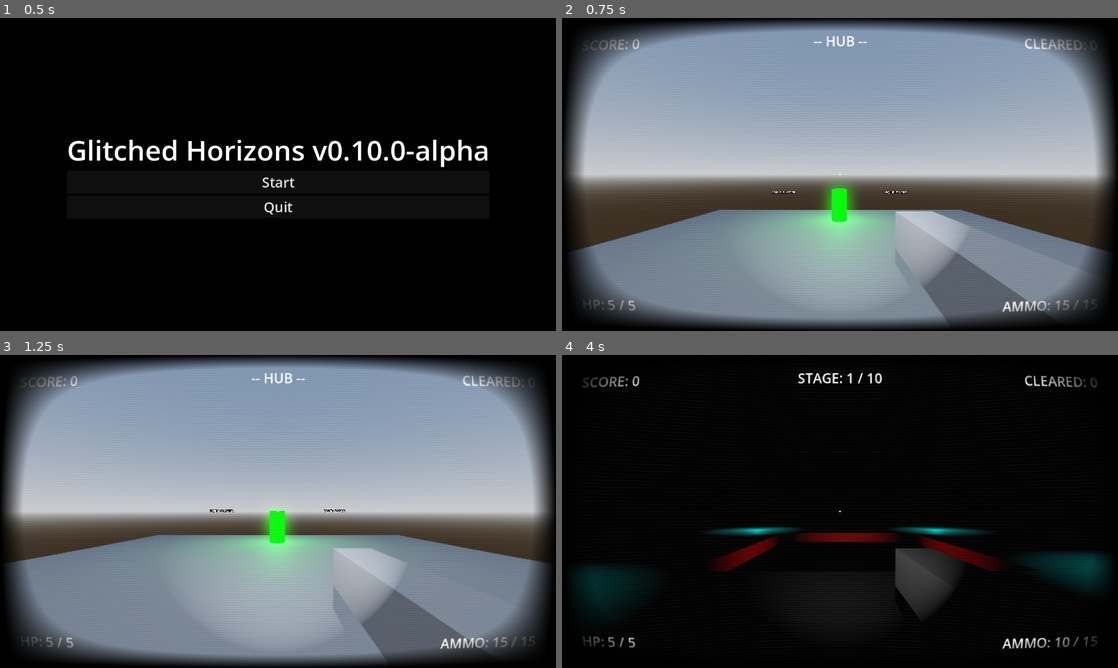
Above: before the commit, frames 1-4 (two rows, left to right).
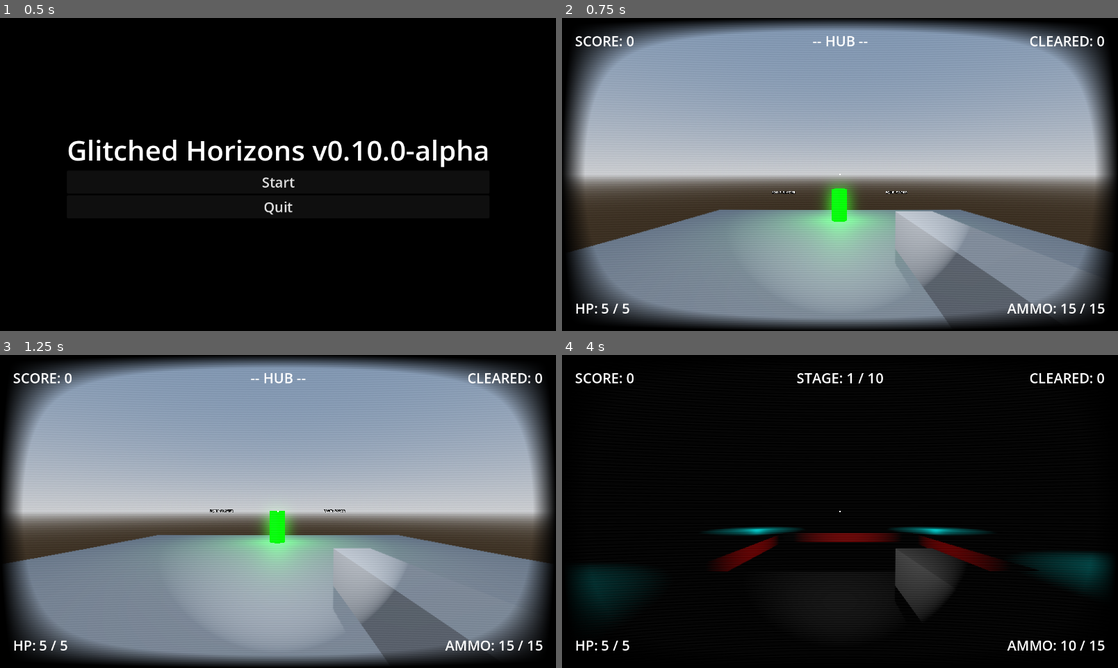
Above: after the commit, the same moments.

Repository: EnderiousGaming/R0-0TRoguelike
Game: Godot game, scene res://scenes/main_menu.tscn
The game is run twice, just before and just after one commit, with the same random seed, the same clock (stepped at 60 frames per second) and the same inputs.
Inputs (mouse positions are in pixels of both pictures, inside the frame that each line leads up to):
- Up to frame 1 (0.5 s): no input
- Up to frame 2 (0.75 s): click "Start" at 0.5 s
- Up to frame 3 (1.25 s): no input
- Up to frame 4 (4 s): move the mouse to (867, 511) at 1.27 s; hold W (move_forward) from 1.28 s (still down); right-click (867, 511) at 1.35 s; click (867, 511) at 1.42 s; tap Space (jump) at 1.52, 2.27, 3.77 s; move the mouse to (812, 511) at 2.02 s; tap E (interact) at 2.1 s; move the mouse to (851, 505) at 2.77 s; press the mouse at (851, 505) at 2.78 s; move the mouse to (834, 517) at 3.52 s; release the mouse at (834, 517) at 3.53 s; right-click (834, 517) at 3.6 s; click (834, 517) at 3.67 s

Frame 1 is identical in both runs. In frame 2, 1.2% of the frame differs, in the area x 2-98%, y 5-95%; in frame 3, 1.2%; in frame 4, 1.5%.

Commit message:
Moved HUD above the CRT filter

Diff:
--- a/scenes/player.tscn
+++ b/scenes/player.tscn
@@ -284,7 +284,7 @@
 horizontal_alignment = 1
 
 [node name="CRTFilter" type="CanvasLayer" parent="." unique_id=333146233]
-layer = 100
+layer = 0
 
 [node name="ColorRect" type="ColorRect" parent="CRTFilter" unique_id=1175821264]
 material = SubResource("ShaderMaterial_qhqgy")
